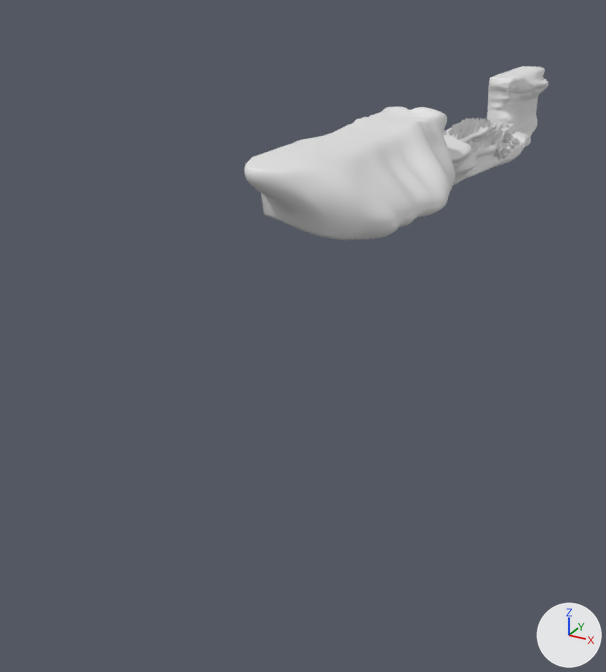
Two versions of the FBX model Singularity-Game/Assets/EnvironmentAssets/forest.fbx, one commit apart.
One viewpoint serves both versions: a 50 mm lens placed at (109.0, -369.0, 124.0), pointed at (-20.0, -135.0, 7.0). Lighting does not change. The marker at lower right points along +X, +Y and +Z. Where no turn or scale is listed for an object, it has been applied to the vertices.

Names of what the first picture shows: 'Grass01', 'Ground', 'Ground02'.
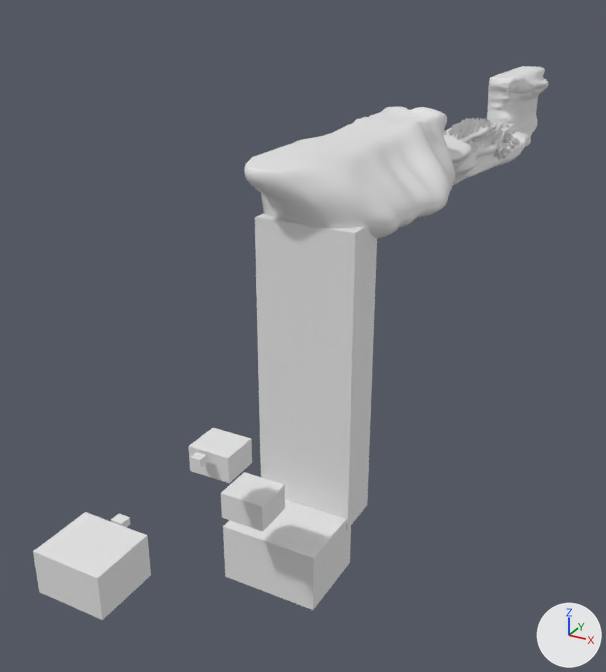
Boxes (x1, y1, x2, y2) around the edits, measured in the pictures (606 x 672 px):
'Cliff01', added
    after: (255, 213, 377, 529)
'Ground03', added
    after: (223, 499, 351, 610)
'Island03', added
    after: (33, 512, 151, 620)
'Island01', added
    after: (221, 472, 285, 532)
'Island02', added
    after: (189, 428, 252, 483)
'Island02.001', added
    after: (190, 452, 207, 467)
'Island02.002', added
    after: (111, 514, 130, 527)

Diff of the bpy script that builds the scene:
```diff
--- a/Singularity-Game/Assets/EnvironmentAssets/forest.fbx.py
+++ b/Singularity-Game/Assets/EnvironmentAssets/forest.fbx.py
@@ me_cube_016 @@
+me_cube_016.from_pydata(...)  # a box spanning x -1.0..1.0, y -1.0..1.0, z -1.0..1.0
@@ ob_island02 @@
+ob_island02 = bpy.data.objects.new('Island02', me_cube_016)
+ob_island02.location = (9.9, -229.7, 19.3)
+ob_island02.rotation_euler = (0.0, 3.142, 0.0)  # degrees (0, 180, 0)
+ob_island02.scale = (-5.48, -4.96, -3.35)
@@ ob_island02_001 @@
+ob_island02_001 = bpy.data.objects.new('Island02.001', me_cube_016.copy())
+ob_island02_001.location = (9.2, -237.5, 22.1)
+ob_island02_001.rotation_euler = (0.0, 3.142, 0.0)  # degrees (0, 180, 0)
+ob_island02_001.scale = (-1.39, -1.26, -0.85)
@@ ob_island03 @@
+ob_island03 = bpy.data.objects.new('Island03', me_cube_016.copy())
+ob_island03.location = (9.9, -273.7, 18.5)
+ob_island03.rotation_euler = (0.0, 3.142, 0.0)  # degrees (0, 180, 0)
+ob_island03.scale = (-7.92, -7.16, -4.83)
@@ ob_ground03 @@
+ob_ground03 = bpy.data.objects.new('Ground03', me_cube_016.copy())
+ob_ground03.location = (9.9, -198.4, -27.8)
+ob_ground03.rotation_euler = (0.0, 3.142, 0.0)  # degrees (0, 180, 0)
+ob_ground03.scale = (-14.4, -11.5, -8.77)
@@ ob_island01 @@
+ob_island01 = bpy.data.objects.new('Island01', me_cube_016.copy())
+ob_island01.location = (9.9, -216.2, -2.0)
+ob_island01.rotation_euler = (0.0, 3.142, 0.0)  # degrees (0, 180, 0)
+ob_island01.scale = (-6.16, -5.57, -3.76)
@@ ob_cliff01 @@
+ob_cliff01 = bpy.data.objects.new('Cliff01', me_cube_016.copy())
+ob_cliff01.location = (10.4, -183.5, 21.4)
+ob_cliff01.rotation_euler = (0.0, 3.142, 0.0)  # degrees (0, 180, 0)
+ob_cliff01.scale = (-14.4, -6.68, -43.8)
@@ ob_island02_002 @@
+ob_island02_002 = bpy.data.objects.new('Island02.002', me_cube_016.copy())
+ob_island02_002.location = (9.2, -264.4, 22.1)
+ob_island02_002.rotation_euler = (0.0, 3.142, 0.0)  # degrees (0, 180, 0)
+ob_island02_002.scale = (-1.39, -1.26, -0.85)
```
